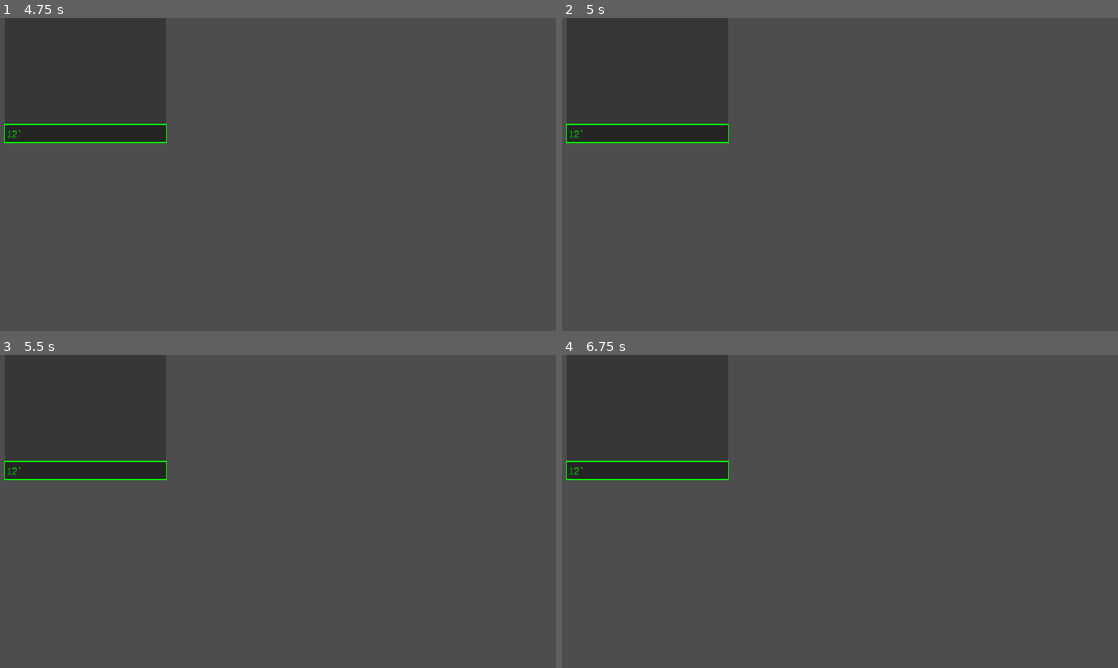
Above: before the commit, frames 1-4 (two rows, left to right).
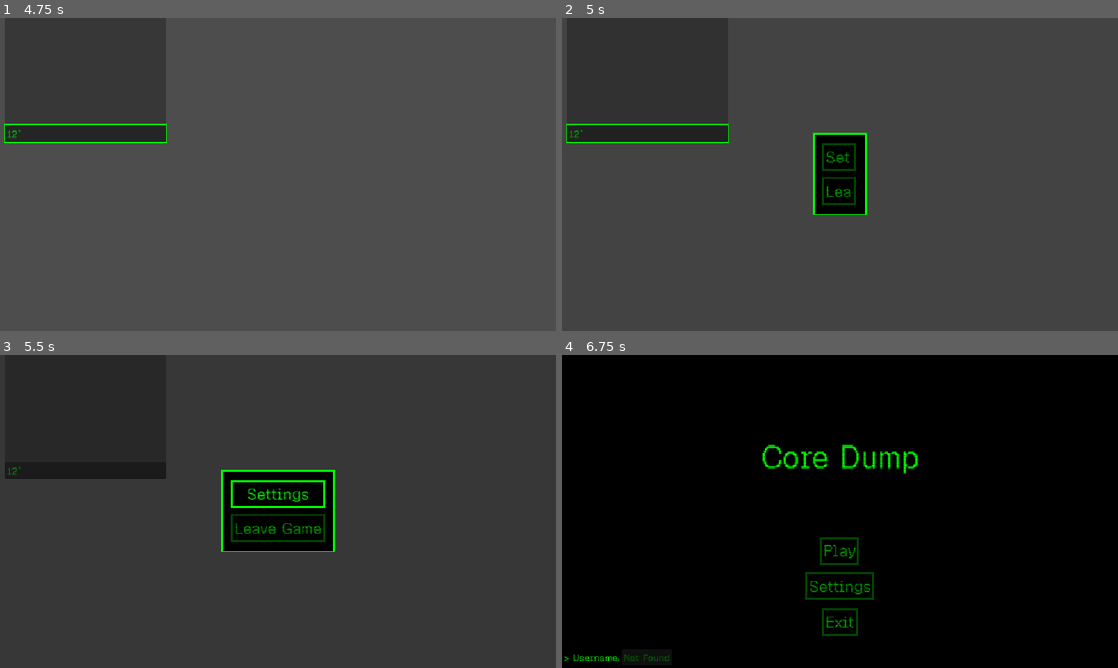
Above: after the commit, the same moments.

Repository: EnderiteFox/core-dump
Game: Godot game, scene res://player/player.tscn
The game is run twice, just before and just after one commit, with the same random seed, the same clock (stepped at 60 frames per second) and the same inputs. This scene is started directly instead of the project's main scene.
Inputs (mouse positions are in pixels of both pictures, inside the frame that each line leads up to):
- Up to frame 1 (4.75 s): click (83, 133) at 0.52 s; type "12" at 0.6 s; tap Enter (ui_accept) at 1.25, 1.52, 2, 2.27, 2.75, 3.5, 3.77, 4.25, 4.52 s; move the mouse to (400, 158) at 1.27 s; hold ` (toggle_chat) 1.28-2.03 s; click (400, 158) at 1.42 s; move the mouse to (166, 190) at 2.02 s; tap ` (toggle_chat) at 2.1, 3.6 s; click (166, 190) at 2.17 s; move the mouse to (333, 105) at 2.77 s; hold ` (toggle_chat) 2.78-3.53 s; click (333, 105) at 2.92 s; move the mouse to (250, 237) at 3.52 s; click (250, 237) at 3.67 s; move the mouse to (444, 221) at 4.27 s; hold ` (toggle_chat) from 4.28 s (still down); click (444, 221) at 4.42 s
- Up to frame 2 (5 s): keep holding ` (toggle_chat); tap Escape (ui_cancel) at 4.9 s
- Up to frame 3 (5.5 s): release ` (toggle_chat) at 5 s; click (278, 495) at 5 s, where only the run after the commit has a clickable "Settings"
- Up to frame 4 (6.75 s): click (840, 527) at 5.75 s, where only the run after the commit has a clickable "Leave Game"; click (606, 389) at 6.5 s, where only the run after the commit has a clickable "Back"

Frame 1 is identical in both runs. In frame 2, 2.8% of the frame differs, in the area x 0-55%, y 33-63%; in frame 3, 5.7%; in frame 4, 100%, in the area x 0-100%, y 0-100%.
Error in both runs: Invalid access to property or key 'new_chat_message' on a base object of type 'Nil'. (res://player/game_chat.gd:11)

Commit message:
Implement escape menu

Diff:
--- /dev/null
+++ b/menus/escape_menu/escape_menu.gd
@@ -0,0 +1,61 @@
+class_name EscapeMenu
+extends Control
+
+
+const ANIM_OPEN: StringName = &"open"
+
+@onready var animation_player: AnimationPlayer = %AnimationPlayer
+@onready var setting_button: Button = %SettingsButton
+@onready var leave_button: Button = %LeaveButton
+
+var opening: bool = false
+
+
+func _ready() -> void:
+	self.visible = false
+	animation_player.animation_finished.connect(_on_animation_finished)
+	setting_button.pressed.connect(_on_settings_button_pressed)
+	leave_button.pressed.connect(_on_leave_button_pressed)
+
+
+func _unhandled_key_input(event: InputEvent) -> void:
+	if opening or not self.visible:
+		return
+
+	if event.is_action_pressed(&"open_menu"):
+		close()
+
+
+func _gui_input(event: InputEvent) -> void:
+	if opening or not self.visible:
+		return
+
+	if event is InputEventMouseButton and event.is_pressed():
+		close()
+
+
+func _on_animation_finished(_anim_name: StringName) -> void:
+	if not opening:
+		self.visible = false
+		return
+
+	opening = false
+
+
+func _on_settings_button_pressed() -> void:
+	pass
+
+
+func _on_leave_button_pressed() -> void:
+	get_tree().change_scene_to_file("uid://bf3ph1ps23j8b")
+
+
+func open() -> void:
+	self.visible = true
+	self.opening = true
+	animation_player.play(ANIM_OPEN)
+
+
+
+func close() -> void:
+	animation_player.play_backwards(ANIM_OPEN)
--- /dev/null
+++ b/menus/escape_menu/escape_menu.tscn
@@ -0,0 +1,127 @@
+[gd_scene format=3 uid="uid://ctjw55t4ro2is"]
+
+[ext_resource type="Script" uid="uid://cauxfmtqqlnm" path="res://menus/escape_menu/escape_menu.gd" id="1_upwgp"]
+
+[sub_resource type="Animation" id="Animation_upwgp"]
+length = 0.001
+tracks/0/type = "value"
+tracks/0/imported = false
+tracks/0/enabled = true
+tracks/0/path = NodePath("Background:color")
+tracks/0/interp = 1
+tracks/0/loop_wrap = true
+tracks/0/keys = {
+"times": PackedFloat32Array(0),
+"transitions": PackedFloat32Array(1),
+"update": 0,
+"values": [Color(0, 0, 0, 0.27450982)]
+}
+tracks/1/type = "value"
+tracks/1/imported = false
+tracks/1/enabled = true
+tracks/1/path = NodePath("Background/CenterContainer/PanelContainer:custom_maximum_size")
+tracks/1/interp = 1
+tracks/1/loop_wrap = true
+tracks/1/keys = {
+"times": PackedFloat32Array(0),
+"transitions": PackedFloat32Array(1),
+"update": 0,
+"values": [Vector2(500, -1)]
+}
+
+[sub_resource type="Animation" id="Animation_htfv3"]
+resource_name = "open"
+length = 0.3
+capture_included = true
+tracks/0/type = "value"
+tracks/0/imported = false
+tracks/0/enabled = true
+tracks/0/path = NodePath("Background:color")
+tracks/0/interp = 1
+tracks/0/loop_wrap = true
+tracks/0/keys = {
+"times": PackedFloat32Array(0, 0.15),
+"transitions": PackedFloat32Array(1, 1),
+"update": 2,
+"values": [Color(0, 0, 0, 0), Color(0, 0, 0, 0.27450982)]
+}
+tracks/1/type = "value"
+tracks/1/imported = false
+tracks/1/enabled = true
+tracks/1/path = NodePath("Background/CenterContainer/PanelContainer:custom_maximum_size")
+tracks/1/interp = 1
+tracks/1/loop_wrap = true
+tracks/1/keys = {
+"times": PackedFloat32Array(0, 0.3),
+"transitions": PackedFloat32Array(1, 1),
+"update": 2,
+"values": [Vector2(0, -1), Vector2(500, -1)]
+}
+
+[sub_resource type="AnimationLibrary" id="AnimationLibrary_w7bxh"]
+_data = {
+&"RESET": SubResource("Animation_upwgp"),
+&"open": SubResource("Animation_htfv3")
+}
+
+[node name="EscapeMenu" type="Control" unique_id=265776304]
+z_index = 10
+layout_mode = 3
+anchors_preset = 15
+anchor_right = 1.0
+anchor_bottom = 1.0
+grow_horizontal = 2
+grow_vertical = 2
+script = ExtResource("1_upwgp")
+
+[node name="AnimationPlayer" type="AnimationPlayer" parent="." unique_id=602425751]
+unique_name_in_owner = true
+libraries/ = SubResource("AnimationLibrary_w7bxh")
+
+[node name="Background" type="ColorRect" parent="." unique_id=139051195]
+layout_mode = 1
+anchors_preset = 15
+anchor_right = 1.0
+anchor_bottom = 1.0
+grow_horizontal = 2
+grow_vertical = 2
+mouse_filter = 1
+color = Color(0, 0, 0, 0.27450982)
+
+[node name="CenterContainer" type="CenterContainer" parent="Background" unique_id=1958095412]
+layout_mode = 1
+anchors_preset = 15
+anchor_right = 1.0
+anchor_bottom = 1.0
+grow_horizontal = 2
+grow_vertical = 2
+
+[node name="PanelContainer" type="PanelContainer" parent="Background/CenterContainer" unique_id=273704261]
+custom_maximum_size = Vector2(500, -1)
+clip_contents = true
+layout_mode = 2
+
+[node name="MarginContainer" type="MarginContainer" parent="Background/CenterContainer/PanelContainer" unique_id=262041034]
+layout_mode = 2
+size_flags_horizontal = 4
+size_flags_vertical = 4
+theme_override_constants/margin_left = 20
+theme_override_constants/margin_top = 20
+theme_override_constants/margin_right = 20
+theme_override_constants/margin_bottom = 20
+
+[node name="VBoxContainer" type="VBoxContainer" parent="Background/CenterContainer/PanelContainer/MarginContainer" unique_id=1347404726]
+layout_mode = 2
+size_flags_horizontal = 4
+size_flags_vertical = 4
+theme_override_constants/separation = 20
+
+[node name="SettingsButton" type="Button" parent="Background/CenterContainer/PanelContainer/MarginContainer/VBoxContainer" unique_id=55097298]
+unique_name_in_owner = true
+layout_mode = 2
+text = "Settings"
+
+[node name="LeaveButton" type="Button" parent="Background/CenterContainer/PanelContainer/MarginContainer/VBoxContainer" unique_id=1579743904]
+unique_name_in_owner = true
+layout_mode = 2
+text = "Leave Game"
--- a/player/player.gd
+++ b/player/player.gd
@@ -1,2 +1,10 @@
 class_name Player
 extends CharacterBody3D
+
+
+@onready var menu: EscapeMenu = %EscapeMenu
+
+
+func _unhandled_input(event: InputEvent) -> void:
+	if event.is_action_pressed(&"open_menu") and not menu.visible:
+		menu.open()
--- a/player/player.tscn
+++ b/player/player.tscn
@@ -2,6 +2,7 @@
 
 [ext_resource type="PackedScene" uid="uid://8tqy4johhhsh" path="res://player/game_chat.tscn" id="1_oul6g"]
 [ext_resource type="Script" uid="uid://cn4lo44rtoo0w" path="res://player/player.gd" id="1_rkbax"]
+[ext_resource type="PackedScene" uid="uid://ctjw55t4ro2is" path="res://menus/escape_menu/escape_menu.tscn" id="3_g1dw6"]
 
 [sub_resource type="CylinderShape3D" id="CylinderShape3D_kqu6x"]
 
@@ -16,3 +17,6 @@
 transform = Transform3D(1, 0, 0, 0, 1, 0, 0, 0, 1, 0, 1.6, 0)
 
 [node name="GameChat" parent="." unique_id=810777183 instance=ExtResource("1_oul6g")]
+
+[node name="EscapeMenu" parent="." unique_id=265776304 instance=ExtResource("3_g1dw6")]
+unique_name_in_owner = true
--- a/project.godot
+++ b/project.godot
@@ -43,6 +43,11 @@
 "events": [Object(InputEventKey,"resource_local_to_scene":false,"resource_name":"","device":-1,"window_id":0,"alt_press …(192 unchanged characters)…
 ]
 }
+open_menu={
+"deadzone": 0.2,
+"events": [Object(InputEventKey,"resource_local_to_scene":false,"resource_name":"","device":-1,"window_id":0,"alt_pressed":false,"shift_pressed":false,"ctrl_pressed":false,"meta_pressed":false,"pressed":false,"keycode":0,"physical_keycode":4194305,"key_label":0,"unicode":0,"location":0,"echo":false,"script":null)
+]
+}
 
 [physics]
 
Not shown, added: menus/escape_menu/escape_menu.gd.uid
